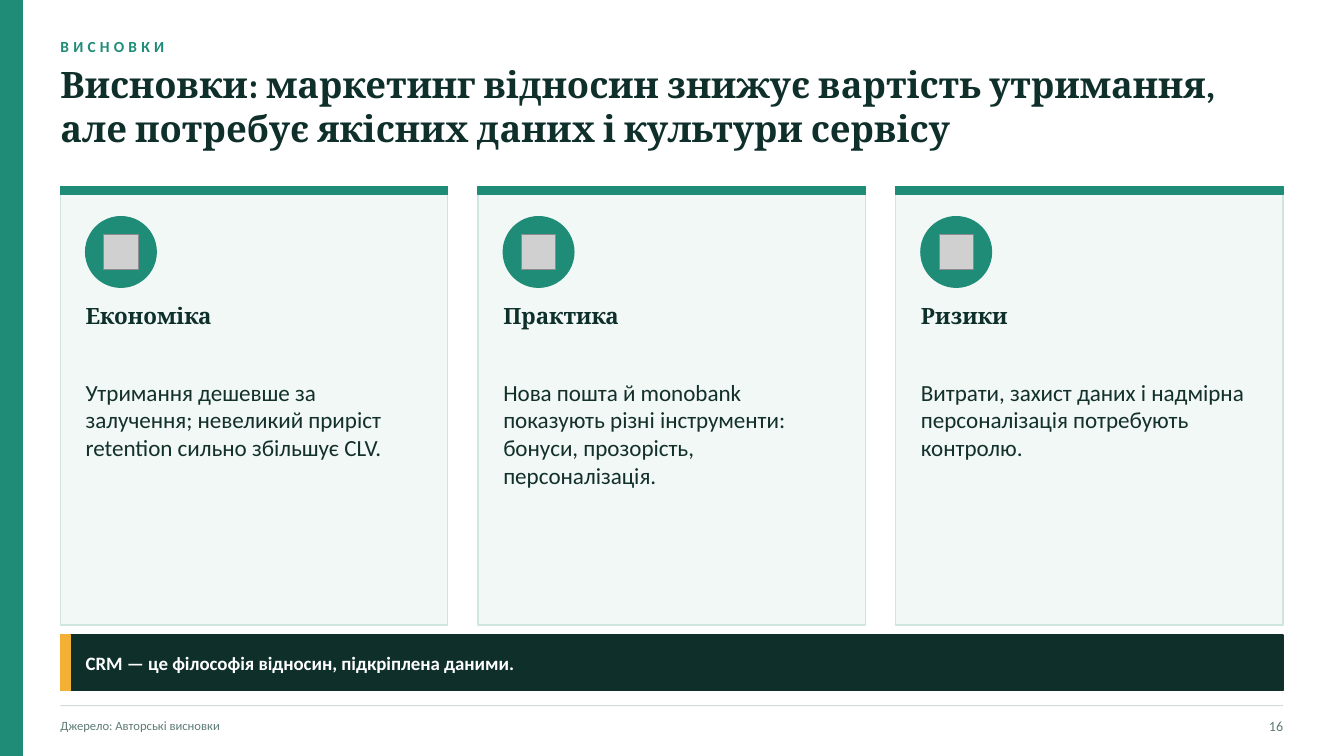
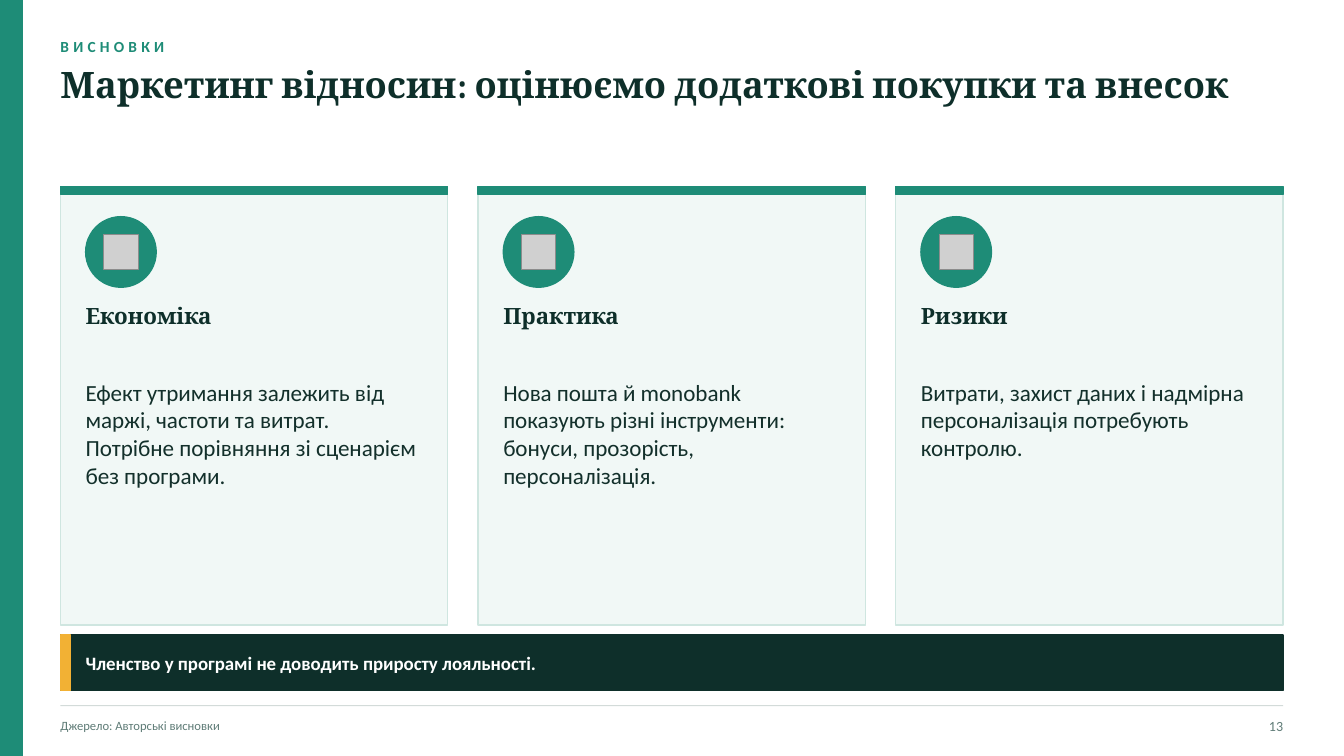
Before and after one commit to Storozh-007/anya-tasks, a slide deck: slide 13 of files/marketing-extra/Брушневська_Анна_Сучасна_концепція_маркетинг_відносин.pptx (slide 16 before the commit). Drawn at 1344x756 pixels with LibreOffice and Linux fonts; fonts in the diff are those of the drawing; grey boxes stand for pictures. Boxes give left, top, right and bottom in pixels: in the first picture for what was removed or moved away, otherwise in the second. Text is boxed around its words. In the diff, an @@ line names an element or a change of style, - is before the commit and + after.

```diff
--- a/files/marketing-extra/Брушневська_Анна_Сучасна_концепція_маркетинг_відносин.pptx
+++ b/files/marketing-extra/Брушневська_Анна_Сучасна_концепція_маркетинг_відносин.pptx
@@ text at [60,70,1228,107]: text changed @@
-Висновки: маркетинг відносин знижує вартість утримання, але потребує якісних даних і культури сервісу
+Маркетинг відносин: оцінюємо додаткові покупки та внесок
@@ text at [86,385,416,488]: text changed @@
-Утримання дешевше за залучення; невеликий приріст retention сильно збільшує CLV.
+Ефект утримання залежить від маржі, частоти та витрат. Потрібне порівняння зі сценарієм без програми.
@@ text at [86,656,536,673]: text changed @@
-CRM — це філософія відносин, підкріплена даними.
+Членство у програмі не доводить приросту лояльності.
@@ text at [1269,722,1283,731]: text changed @@
-16
+13
```
Also in this commit, not shown: 13 other slides changed, 4 slides removed, 47 other files.
